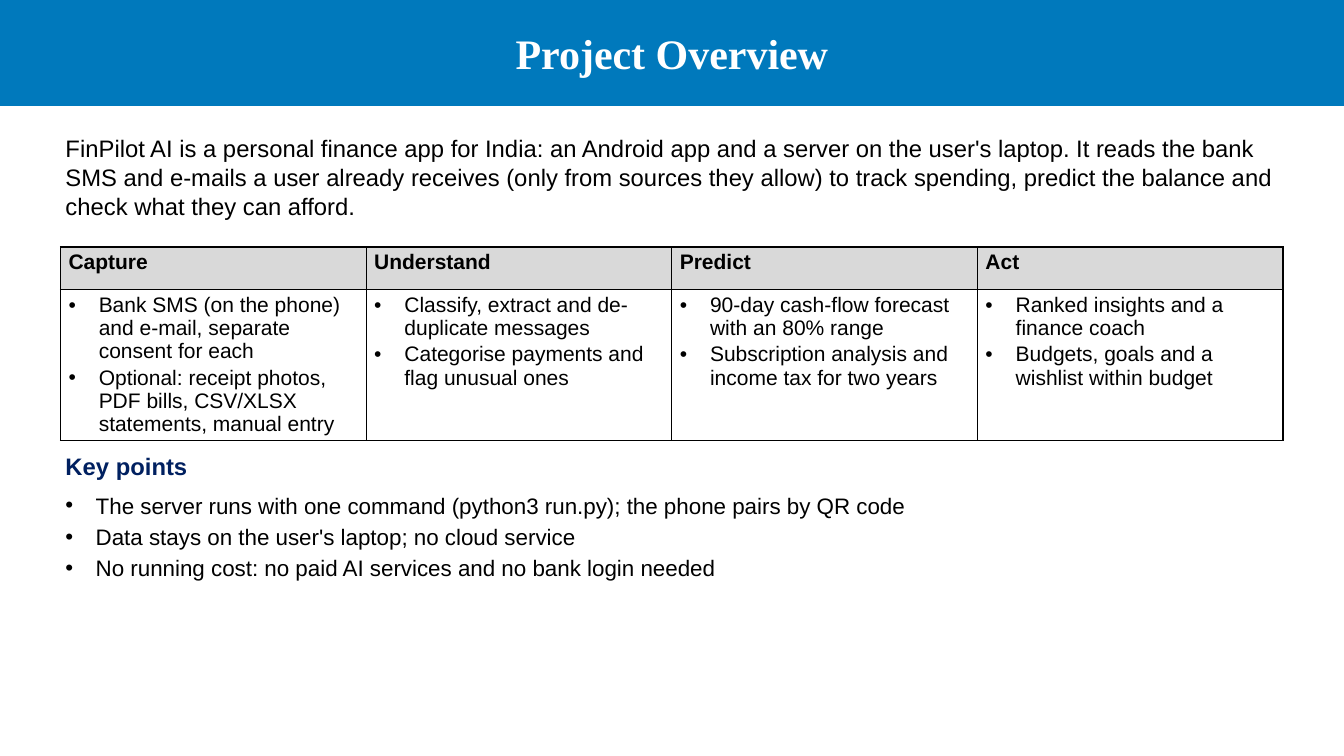
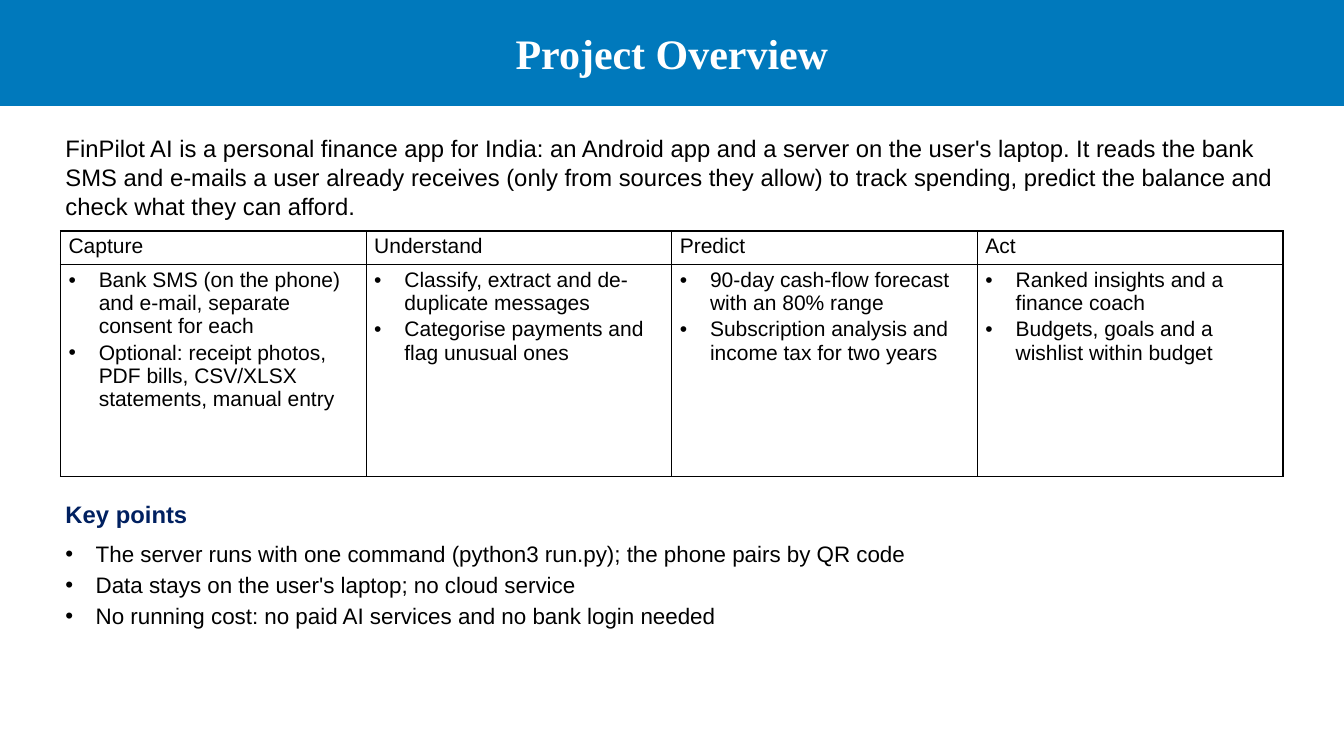
Before and after one commit to CodeMaster747/FinPilot-AI, a slide deck: slide 2 of fsd/FinPilot_AI_Project_Presentation_v2.pptx. Drawn at 1344x756 pixels with LibreOffice and Linux fonts; fonts in the diff are those of the drawing; background and template pictures are left out. Boxes give left, top, right and bottom in pixels: in the first picture for what was removed or moved away, otherwise in the second. Text is boxed around its words. In the diff, an @@ line names an element or a change of style, - is before the commit and + after.

```diff
--- a/fsd/FinPilot_AI_Project_Presentation_v2.pptx
+++ b/fsd/FinPilot_AI_Project_Presentation_v2.pptx
@@ table at (60, 231, 1282, 477) @@
@@ fill #D9D9D9 to none in row 1 @@
@@ bold off in "Capture", "Understand", "Predict", "Act" @@
@@ table: place and size @@
-table at (60, 247, 1282, 581)
+table at (60, 231, 1282, 477)
@@ text "Key points": place and size @@
-text "Key points" at (65, 457, 187, 480)
+text "Key points" at (65, 505, 187, 528)
@@ text "The server runs with one ...": place and size @@
-text "The server runs with one ..." at (96, 497, 904, 581)
+text "The server runs with one ..." at (96, 545, 904, 629)
```
Also in this commit, not shown: 5 other slides changed, 1 other file.
